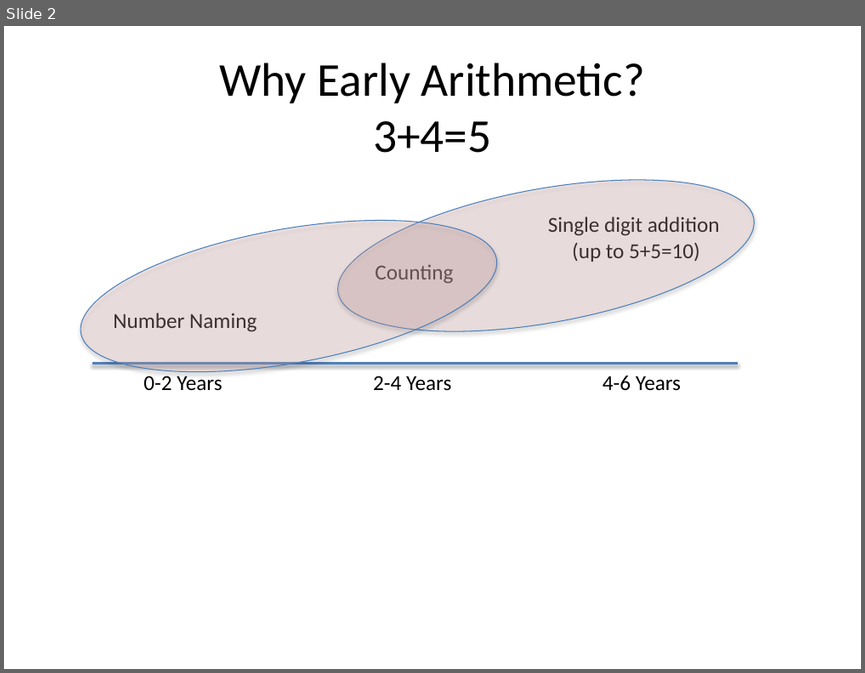
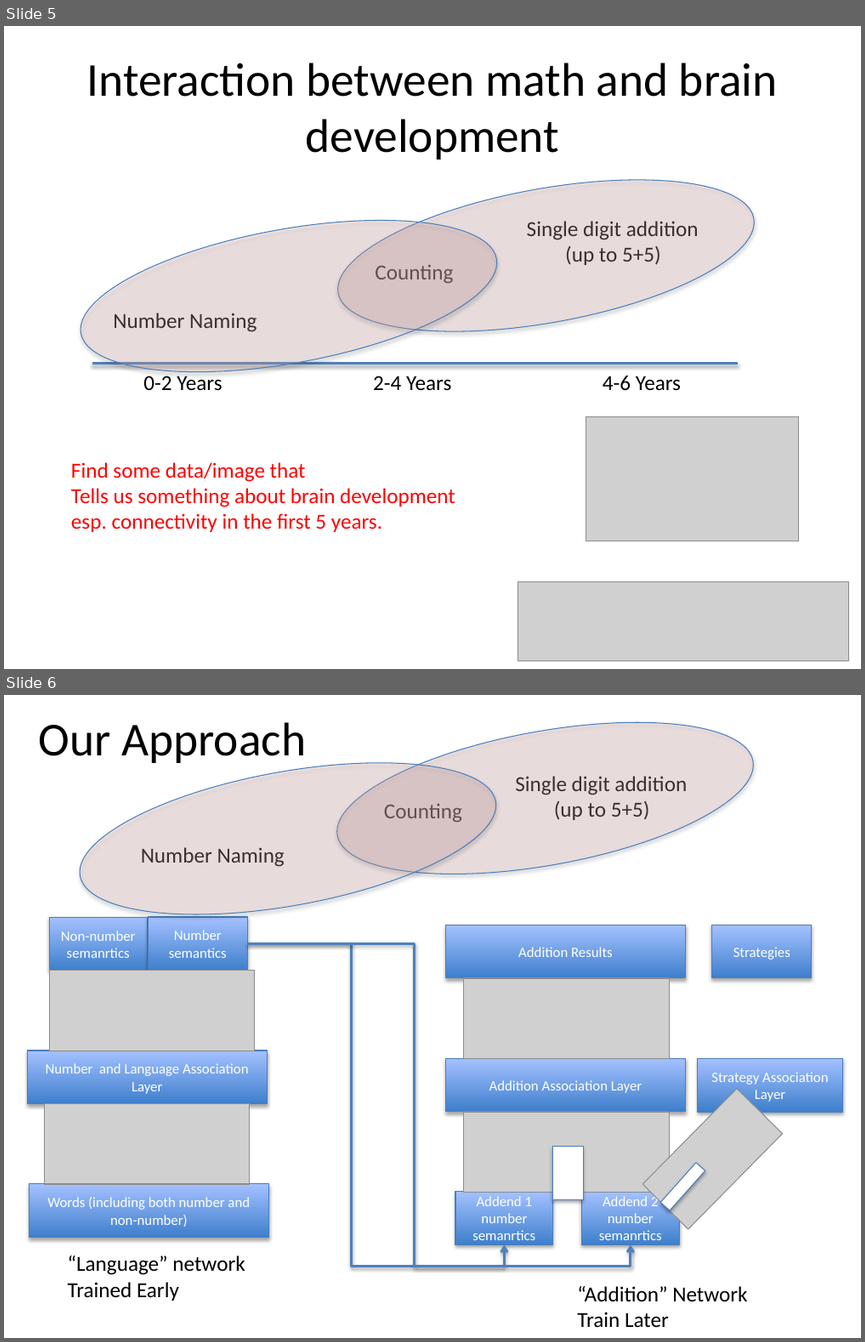
Before and after one commit to jeffshrager/scads2015, a slide deck: 201608LabPresentation.pptx. Shown one above the other, each under a label of ours: slide 2 before the commit, slides 5 and 6 after it. The pictures are 865x673 and 865x1342 pixels, drawn with LibreOffice and Linux fonts; fonts in the diff are those of the drawing; grey boxes stand for pictures. Boxes give left, top, right and bottom in pixels: in the first picture for what was removed or moved away, otherwise in the second. Text is boxed around its words. In the diff, an @@ line names an element or a change of style, - is before the commit and + after.

```diff
--- a/201608LabPresentation.pptx
+++ b/201608LabPresentation.pptx
@@ slide 6 added at bbox=[4, 695, 861, 1338], background #FFFFFF @@
@@ ellipse added at bbox=[325, 695, 765, 901], fill #E6B9B8 at 26% opacity, outline #4B7EBC 0.75 pt @@
@@ title added at bbox=[39, 722, 306, 763], 39.6 pt, text #000000 @@
+Our Approach
@@ ellipse added at bbox=[69, 735, 508, 941], fill #E6B9B8 at 26% opacity, outline #4B7EBC 0.75 pt @@
@@ text added at bbox=[515, 776, 687, 820], 18 pt, text #000000 @@
+Single digit addition
+(up to 5+5)
@@ text added at bbox=[384, 804, 462, 822], 18 pt, text #000000 @@
+Counting
@@ text added at bbox=[141, 847, 284, 867], 18 pt, text #000000 @@
+Number Naming
@@ rectangle added at bbox=[49, 917, 147, 970], fill gradient #3F80CE to #A4C4FF, outline #4B7EBC 0.75 pt, 12 pt, text #FFFFFF @@
+Non-number semanrtics
@@ rectangle added at bbox=[148, 917, 247, 970], fill gradient #3F80CE to #A4C4FF, outline #4B7EBC 0.75 pt, 12 pt, text #FFFFFF @@
+Number semantics
@@ elbow arrow added from (247, 943) to (505, 1244), #4F81BD 2 pt @@
@@ elbow arrow added from (247, 943) to (630, 1244), #4F81BD 2 pt @@
@@ rectangle added at bbox=[445, 925, 685, 978], fill gradient #3F80CE to #A4C4FF, outline #4B7EBC 0.75 pt, 12 pt, text #FFFFFF @@
+Addition Results
@@ rectangle added at bbox=[712, 925, 812, 978], fill gradient #3F80CE to #A4C4FF, outline #4B7EBC 0.75 pt, 12 pt, text #FFFFFF @@
+Strategies
@@ picture added at bbox=[50, 970, 255, 1050] @@
@@ picture added at bbox=[464, 977, 669, 1058] @@
@@ rectangle added at bbox=[27, 1050, 267, 1104], fill gradient #3F80CE to #A4C4FF, outline #4B7EBC 0.75 pt, 12 pt, text #FFFFFF @@
+Number and Language Association Layer
@@ rectangle added at bbox=[445, 1058, 685, 1111], fill gradient #3F80CE to #A4C4FF, outline #4B7EBC 0.75 pt, 12 pt, text #FFFFFF @@
+Addition Association Layer
@@ rectangle added at bbox=[698, 1058, 843, 1111], fill gradient #3F80CE to #A4C4FF, outline #4B7EBC 0.75 pt, 12 pt, text #FFFFFF @@
+Strategy Association Layer
@@ picture added at bbox=[643, 1089, 783, 1230] @@
@@ picture added at bbox=[45, 1103, 250, 1184] @@
@@ picture added at bbox=[464, 1111, 669, 1191] @@
@@ rectangle added at bbox=[553, 1146, 583, 1200], fill #FFFFFF, outline #4B7EBC 0.75 pt @@
@@ rectangle added at bbox=[660, 1163, 704, 1210], fill #FFFFFF, outline #4B7EBC 0.75 pt @@
@@ rectangle added at bbox=[29, 1184, 268, 1236], fill gradient #3F80CE to #A4C4FF, outline #4B7EBC 0.75 pt, 12 pt, text #FFFFFF @@
+Words (including both number and non-number)
@@ rectangle added at bbox=[455, 1191, 553, 1244], fill gradient #3F80CE to #A4C4FF, outline #4B7EBC 0.75 pt, 12 pt, text #FFFFFF @@
+Addend 1 number semanrtics
@@ rectangle added at bbox=[581, 1191, 679, 1244], fill gradient #3F80CE to #A4C4FF, outline #4B7EBC 0.75 pt, 12 pt, text #FFFFFF @@
+Addend 2 number semanrtics
@@ text added at bbox=[68, 1255, 245, 1300], 18 pt, text #000000 @@
+“Language” network
+Trained Early
@@ text added at bbox=[577, 1286, 747, 1327], 18 pt, text #000000 @@
+“Addition” Network
+Train Later
@@ what was slide 2 is now slide 5 @@
@@ slide 5 changed as well @@
@@ title at bbox=[87, 63, 778, 159]: text changed @@
-Why Early Arithmetic?
-3+4=5
+Interaction between math and brain development
@@ text "Single digit addition": place and size @@
-text "Single digit addition" at bbox=[548, 216, 720, 261]
+text "Single digit addition" at bbox=[527, 221, 698, 265]
@@ text at bbox=[565, 246, 661, 265]: text changed @@
-(up to 5+5=10)
+(up to 5+5)
@@ picture added at bbox=[586, 417, 799, 540] @@
@@ text added at bbox=[71, 462, 455, 532], 18 pt, text #FF0000 @@
+Find some data/image that
+Tells us something about brain development
+esp. connectivity in the first 5 years.
@@ picture added at bbox=[518, 581, 849, 661] @@
```
Also in this commit, not shown: 1 other slide changed, 5 other slides added, 1 slide removed.
